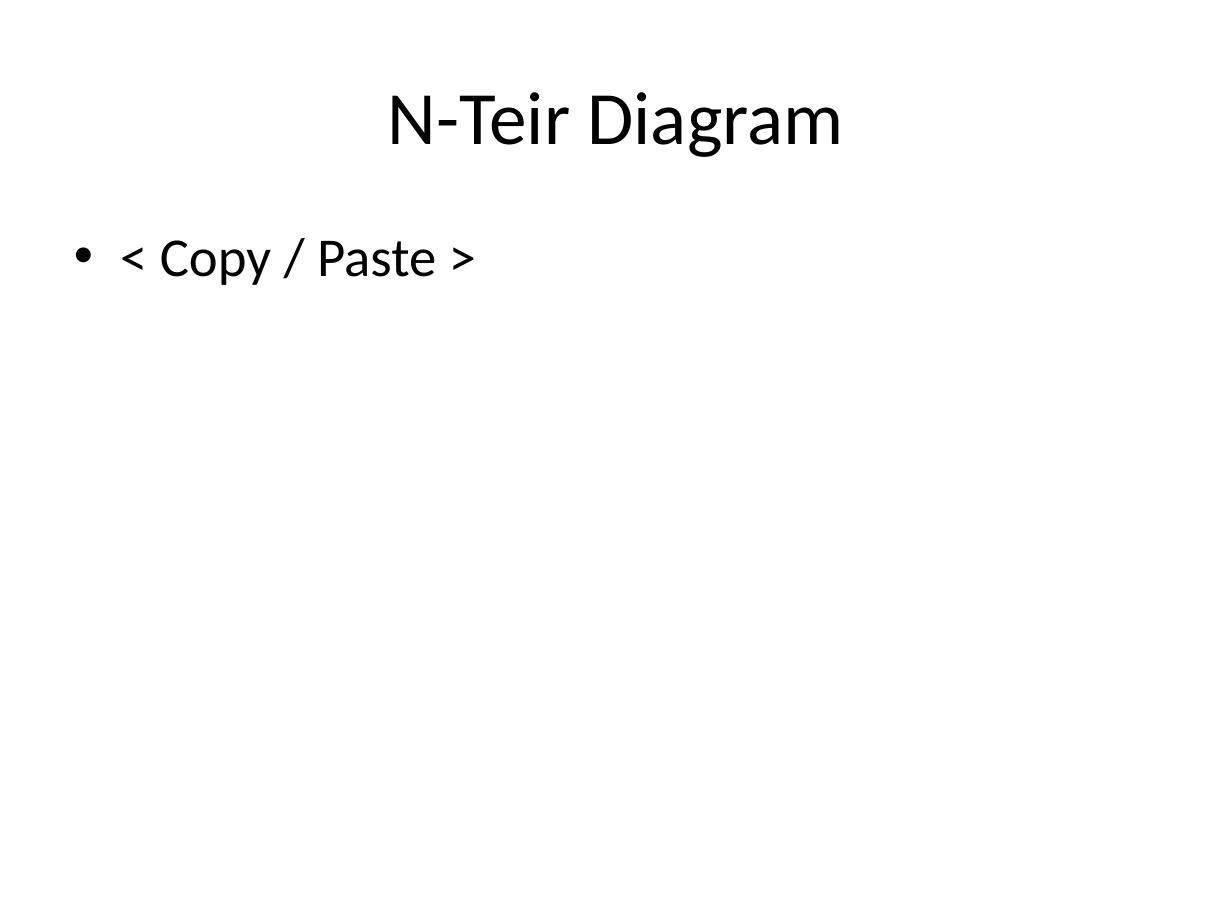
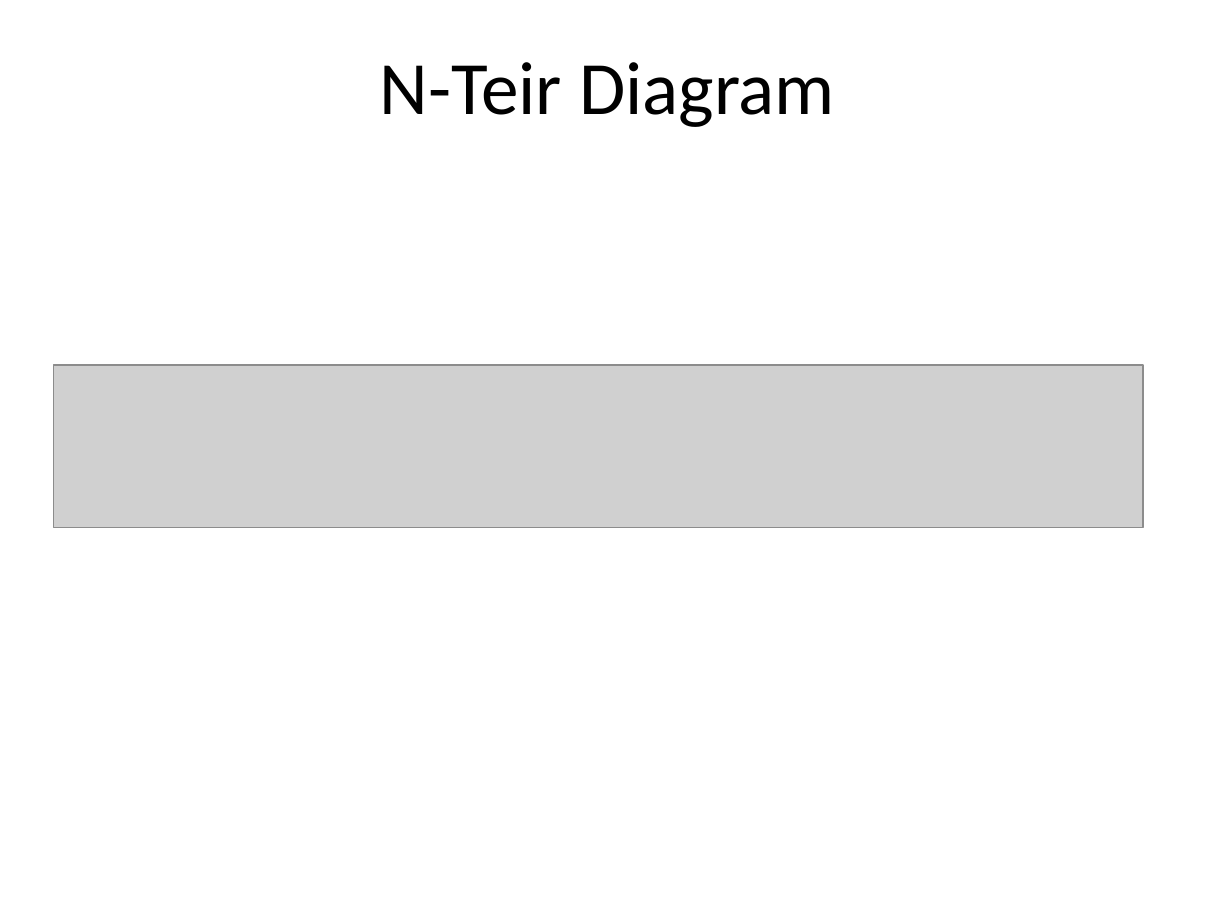
Before and after one commit to projectgoav/studeso, a slide deck: slide 6 of docs/BASIC_PRESENTATION.pptx. Drawn at 1232x924 pixels with LibreOffice and Linux fonts; fonts in the diff are those of the drawing; grey boxes stand for pictures. Boxes give left, top, right and bottom in pixels: in the first picture for what was removed or moved away, otherwise in the second. Text is boxed around its words. In the diff, an @@ line names an element or a change of style, - is before the commit and + after.

Commit message:
Added images to powerpoint

```diff
--- a/docs/BASIC_PRESENTATION.pptx
+++ b/docs/BASIC_PRESENTATION.pptx
@@ title "N-Teir Diagram": place and size @@
-title "N-Teir Diagram" at bbox=[388, 92, 843, 157]
+title "N-Teir Diagram" at bbox=[380, 62, 835, 127]
@@ text removed at bbox=[160, 240, 436, 285] @@
-• < Copy / Paste >
@@ picture added at bbox=[53, 365, 1143, 527] @@
```
Also in this commit, not shown: 1 other slide changed.
